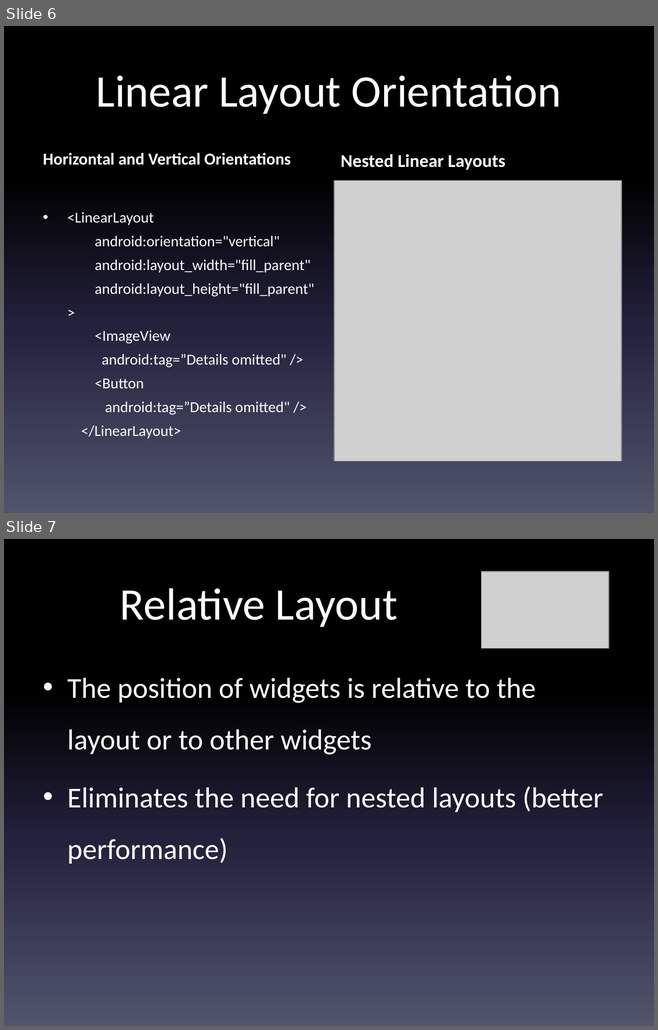
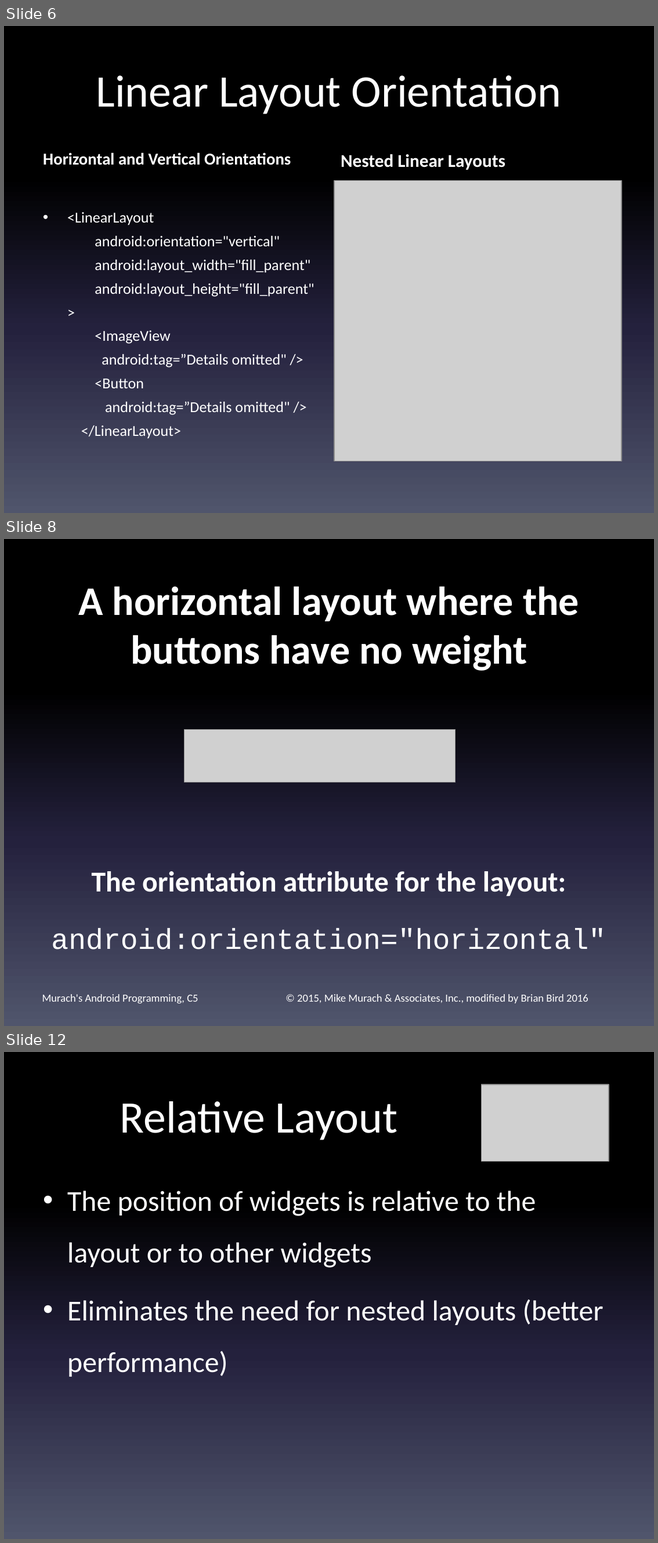
Before and after one commit to LCC-CIT/CS235AM-CourseMaterials, a slide deck: Notes and Slides/Wk5Day1-UI Layouts.pptx. Shown one above the other, each under a label of ours: slides 6 and 7 before the commit, slides 6, 8 and 12 after it; the slides between them are not shown. The pictures are 658x1030 and 658x1543 pixels, drawn with LibreOffice and Linux fonts; fonts in the diff are those of the drawing; grey boxes stand for pictures. Boxes give left, top, right and bottom in pixels: in the first picture for what was removed or moved away, otherwise in the second. Text is boxed around its words. In the diff, an @@ line names an element or a change of style, - is before the commit and + after.

```diff
--- a/Notes and Slides/Wk5Day1-UI Layouts.pptx
+++ b/Notes and Slides/Wk5Day1-UI Layouts.pptx
@@ slide 8 added at box(4, 539, 654, 1026), background gradient #000000 to #24213E to #51566D @@
@@ title added at box(78, 587, 579, 671), 45 pt, text #FFFFFF, bold @@
+A horizontal layout where the buttons have no weight
@@ picture added at box(184, 729, 455, 783) @@
@@ text added at box(51, 871, 605, 950), 32 pt, text #FFFFFF, bold @@
+The orientation attribute for the layout:
+android:orientation="horizontal"
@@ text added at box(42, 994, 198, 1004), 12 pt, text #FFFFFF @@
+Murach's Android Programming, C5
@@ text added at box(297, 994, 588, 1004), 12 pt, text #FFFFFF @@
+© 2015, Mike Murach & Associates, Inc., modified by Brian Bird 2016
@@ what was slide 7 is now slide 12 @@
```
Also in this commit, not shown: 2 slides changed, 6 other slides added.
